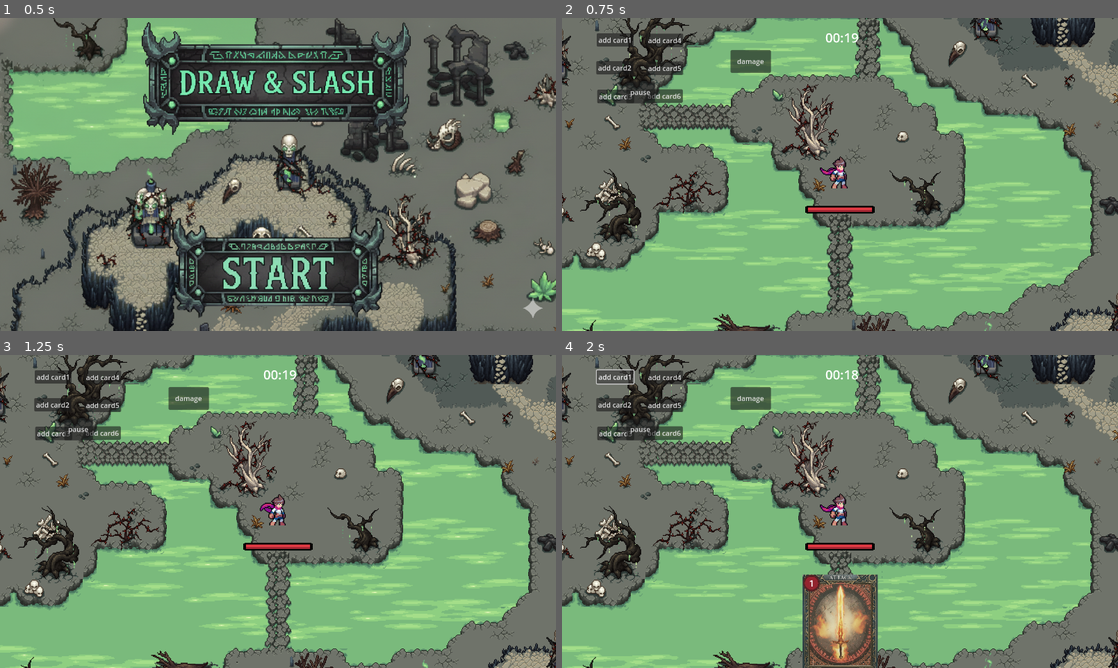
Above: before the commit, frames 1-4 (two rows, left to right).
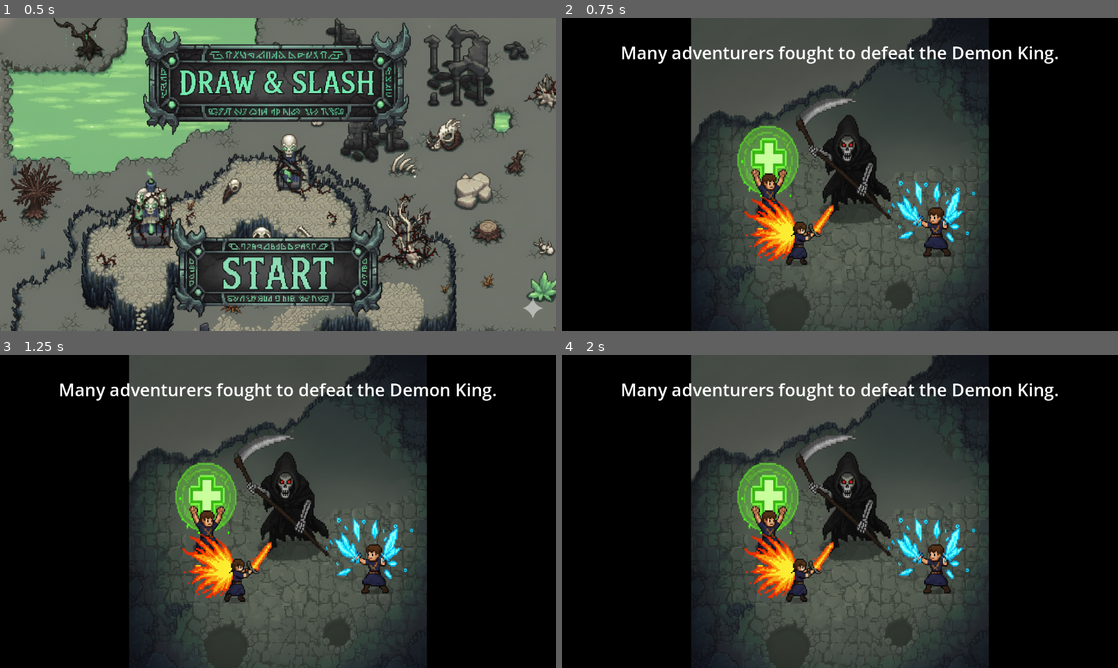
Above: after the commit, the same moments.

Repository: sleepybear9/Draw-Slash
Game: Godot game, scene res://Scenes/main_menu.tscn
Two runs of this game, one before a commit and one after it. Both use one fixed random seed, a clock stepped at 60 frames per second and the inputs below. The project has no main scene, so this scene is started directly.
Inputs (mouse positions are in pixels of both pictures, inside the frame that each line leads up to):
- Up to frame 1 (0.5 s): no input
- Up to frame 2 (0.75 s): click (840, 268) at 0.5 s
- Up to frame 3 (1.25 s): no input
- Up to frame 4 (2 s): click (617, 376) at 1.25 s, where only the run before the commit has a clickable "add card1"

Frame 1 is identical in both runs. In frame 2, 96% of the frame differs, in the area x 0-100%, y 0-100%; in frame 3, 96%; in frame 4, 95%.

Commit message:
A : story.tscn

Diff:
--- /dev/null
+++ b/Scenes/story.tscn
@@ -0,0 +1,81 @@
+[gd_scene load_steps=5 format=3 uid="uid://dgo65iyfnree2"]
+
+[ext_resource type="Script" uid="uid://b2opxxiypgqmr" path="res://Scripts/story.gd" id="1_lh3an"]
+[ext_resource type="Texture2D" uid="uid://bgrrichvllmaa" path="res://img/story/story2.png" id="1_pwpkg"]
+[ext_resource type="Texture2D" uid="uid://djg8ds6nd1soh" path="res://img/story/story1.png" id="2_y0hhn"]
+[ext_resource type="Texture2D" uid="uid://dso0j1hgtuw7n" path="res://img/story/story3.png" id="4_u5g7b"]
+
+[node name="Story" type="Node2D"]
+script = ExtResource("1_lh3an")
+
+[node name="background" type="Sprite2D" parent="."]
+modulate = Color(0, 0, 0, 1)
+scale = Vector2(1.3333333, 0.6617647)
+texture = ExtResource("1_pwpkg")
+centered = false
+
+[node name="scene1" type="Node2D" parent="."]
+visible = false
+
+[node name="Sprite2D" type="Sprite2D" parent="scene1"]
+position = Vector2(640, 400)
+scale = Vector2(0.715, 0.802)
+texture = ExtResource("2_y0hhn")
+
+[node name="Label" type="Label" parent="scene1"]
+offset_top = 30.0
+offset_right = 1280.0
+offset_bottom = 130.0
+pivot_offset = Vector2(500, 50)
+theme_override_colors/font_color = Color(1, 1, 1, 1)
+theme_override_colors/font_outline_color = Color(1, 1, 1, 1)
+theme_override_font_sizes/font_size = 40
+text = "Many adventurers fought to defeat the Demon King."
+horizontal_alignment = 1
+vertical_alignment = 1
+
+[node name="scene2" type="Node2D" parent="."]
+visible = false
+
+[node name="Sprite2D" type="Sprite2D" parent="scene2"]
+position = Vector2(640, 400)
+scale = Vector2(0.71458346, 0.8020682)
+texture = ExtResource("1_pwpkg")
+
+[node name="Label" type="Label" parent="scene2"]
+offset_top = 30.0
+offset_right = 1280.0
+offset_bottom = 143.0
+pivot_offset = Vector2(500, 50)
+theme_override_colors/font_color = Color(1, 1, 1, 1)
+theme_override_colors/font_outline_color = Color(1, 1, 1, 1)
+theme_override_font_sizes/font_size = 40
+text = "But the Demon King was strong,
+and in the end they fell."
+horizontal_alignment = 1
+vertical_alignment = 1
+
+[node name="scene3" type="Node2D" parent="."]
+
+[node name="Sprite2D" type="Sprite2D" parent="scene3"]
+position = Vector2(640, 400)
+scale = Vector2(0.71458346, 0.8020682)
+texture = ExtResource("4_u5g7b")
+
+[node name="Label" type="Label" parent="scene3"]
+offset_top = 30.0
+offset_right = 1280.0
+offset_bottom = 143.0
+pivot_offset = Vector2(500, 50)
+theme_override_colors/font_color = Color(1, 1, 1, 1)
+theme_override_colors/font_outline_color = Color(1, 1, 1, 1)
+theme_override_font_sizes/font_size = 40
+text = "Their powers died and turned into cards.
+Let's use the cards and defeat the Demon King!"
+horizontal_alignment = 1
+vertical_alignment = 1
+
+[node name="Timer" type="Timer" parent="."]
+wait_time = 5.0
+
+[connection signal="timeout" from="Timer" to="." method="_on_timer_timeout"]
--- a/Scripts/mainStart.gd
+++ b/Scripts/mainStart.gd
@@ -1,6 +1,6 @@
 extends TextureButton
 
-const NEXT_SCENE_PATH = "res://Scenes/main.tscn"
+const NEXT_SCENE_PATH = "res://Scenes/story.tscn"
 
 #func _on_input_event(viewport: Node, event: InputEvent, shape_idx: int) -> void:
 	#if event is InputEventMouseButton:
--- /dev/null
+++ b/Scripts/story.gd
@@ -0,0 +1,46 @@
+extends Node2D
+
+@onready var scene1 = $scene1
+@onready var scene2 = $scene2
+@onready var scene3 = $scene3
+@onready var timer = $Timer
+
+const NEXT_SCENE_PATH = "res://Scenes/main.tscn"
+
+var now : int = 1
+
+func _ready() -> void:
+	#scene1
+	scene1.visible = true
+	scene2.visible = false
+	scene3.visible = false
+	timer.start()
+
+func _on_timer_timeout() -> void:
+
+	#scene2
+	if now == 1 :
+		scene1.visible = false
+		scene2.visible = true
+		now += 1
+
+	#scene3
+	elif now == 2 :
+		print("2")
+		scene2.visible = false
+		scene3.visible = true
+		now += 1
+
+	#go to game
+	elif now == 3 :
+		print("?")
+		var next_scene_resource = load(NEXT_SCENE_PATH)
+		var new_scene_instance = next_scene_resource.instantiate()
+
+		var tree = get_tree()
+		var current_scene = tree.current_scene
+
+		current_scene.queue_free()
+
+		tree.root.add_child(new_scene_instance)
+		tree.current_scene = new_scene_instance
--- a/scripts/effects/effect2_node.gd
+++ b/scripts/effects/effect2_node.gd
@@ -8,7 +8,7 @@
 var count = 1
 
 
-#card effect(make bullet)
+#card effect(determine the number of bullets)
 func _on_card_effect_2() :
 	var new_effect2 = effect2_TEMPLATE.instantiate()
 	max_count = dice.roulette()
@@ -21,6 +21,7 @@
 
 	DeckManager.add_card("card2", -1)
 
+#make bullets
 func _on_timer_timeout() -> void:
 	if count == max_count:
 		timer.stop()
Binary file added: Scenes/Gemini_Generated_Image_49bsjh49bsjh49bs.png
Not shown, added: Scenes/Gemini_Generated_Image_49bsjh49bsjh49bs.png.import
Not shown, added: Scripts/story.gd.uid
Binary file added: img/story/story1.png
Not shown, added: img/story/story1.png.import
Binary file added: img/story/story2.png
Not shown, added: img/story/story2.png.import
Binary file added: img/story/story3.png
Not shown, added: img/story/story3.png.import
